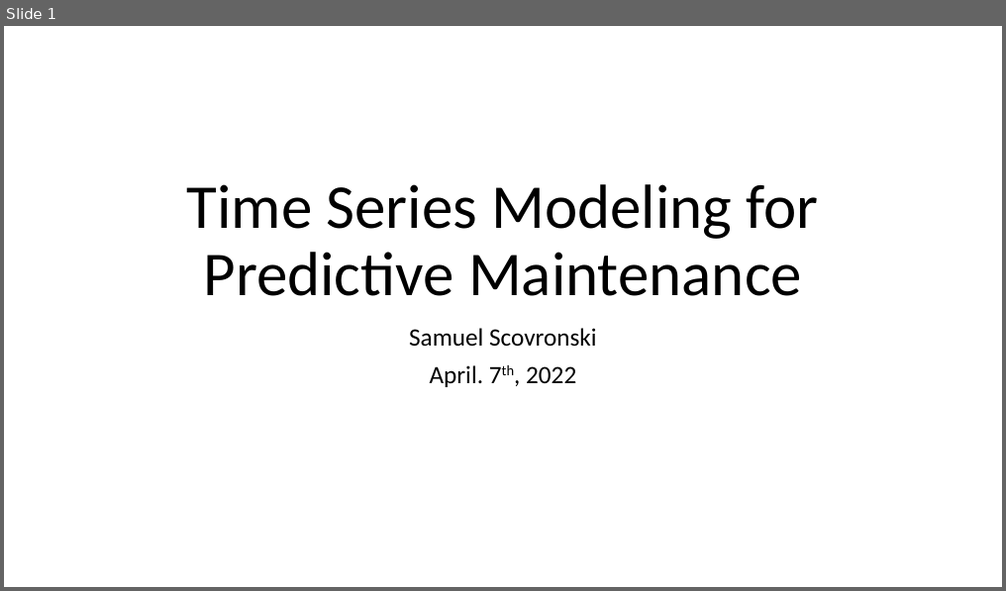
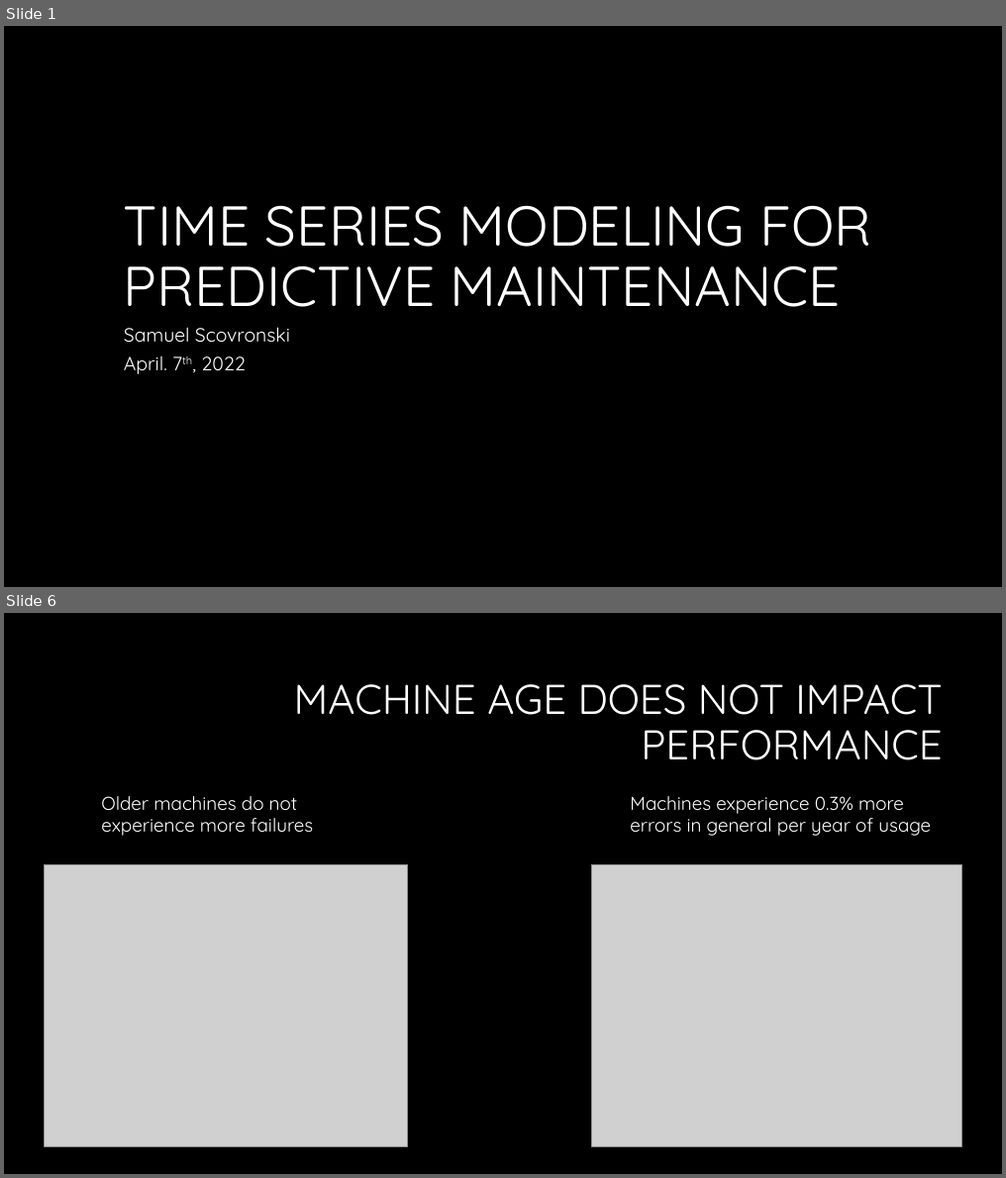
Before and after one commit to scosam/PredictiveMaintenance, a slide deck: reports/Capstone Project Presentation.pptx. Shown one above the other, each under a label of ours: slide 1 before the commit, slides 1 and 6 after it; the slides between them are not shown. The pictures are 1006x591 and 1006x1178 pixels, drawn with LibreOffice and Linux fonts; fonts in the diff are those of the drawing; grey boxes stand for pictures; background and template pictures are left out. Boxes give left, top, right and bottom in pixels: in the first picture for what was removed or moved away, otherwise in the second. Text is boxed around its words. In the diff, an @@ line names an element or a change of style, - is before the commit and + after.

```diff
--- a/reports/Capstone Project Presentation.pptx
+++ b/reports/Capstone Project Presentation.pptx
@@ slide 6 added at [4,613,1002,1174], background #000000 @@
@@ title added at [294,684,942,761], 40 pt, text #FFFFFF @@
+MACHINE AGE DOES NOT IMPACT PERFORMANCE
@@ text added at [101,796,313,836], 18 pt, text #FFFFFF @@
+Older machines do not experience more failures
@@ text added at [630,796,931,836], 18 pt, text #FFFFFF @@
+Machines experience 0.3% more errors in general per year of usage
@@ picture added at [44,864,408,1147] @@
@@ picture added at [592,864,962,1147] @@
@@ slide 1 changed as well @@
@@ background #FFFFFF to #000000 @@
@@ title at [124,205,872,307]: text changed; size 60 to 54 pt; font Calibri to Quicksand; text colour #000000 to #FFFFFF @@
-Time Series Modeling for Predictive Maintenance
+TIME SERIES MODELING FOR PREDICTIVE MAINTENANCE
@@ subtitle "Samuel Scovronski": place and size @@
-subtitle "Samuel Scovronski" at [409,328,597,387]
+subtitle "Samuel Scovronski" at [124,327,290,374]
@@ subtitle "Samuel Scovronski" at [124,327,290,374]: size 24 to 18.5 pt, font Calibri to Quicksand, text colour #000000 to #FFFFFF; alignment centre to left; line spacing 0.9 to 0.8 @@
```
Also in this commit, not shown: 2 other slides changed, 10 other slides added, 3 slides removed, 4 other files.
